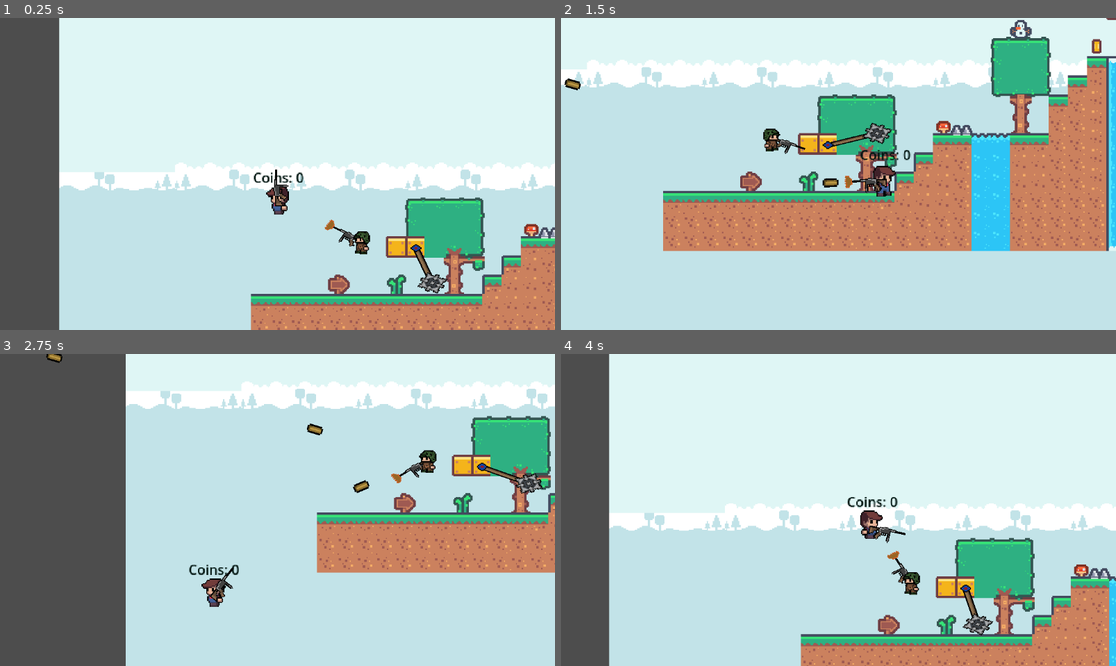
Above: before the commit, frames 1-4 (two rows, left to right).
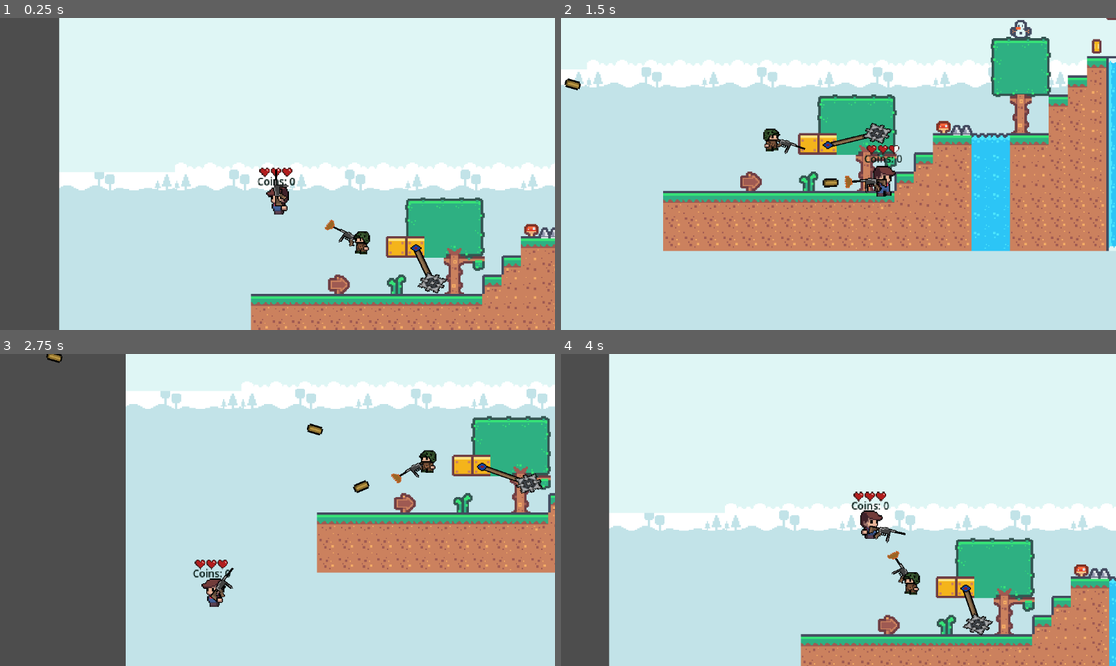
Above: after the commit, the same moments.

Repository: Mark-0909/Echo-Soul-Saver
Game: Godot game, scene res://main.tscn
Same seed, same stepped clock (60 frames per second), same inputs: the game is played once before the commit and once after it.
Inputs (mouse positions are in pixels of both pictures, inside the frame that each line leads up to):
- Up to frame 1 (0.25 s): no input
- Up to frame 2 (1.5 s): move the mouse to (960, 158) at 0.52 s; hold Right (right) from 0.53 s (still down); click (960, 158) at 0.6 s; tap Space (jump) at 0.77 s; move the mouse to (727, 189) at 1.27 s; click (727, 189) at 1.35 s
- Up to frame 3 (2.75 s): tap Space (jump) at 1.52 s; move the mouse to (333, 441) at 2.02 s; release Right (right) at 2.03 s; hold A (left) from 2.03 s (still down); click (333, 441) at 2.1 s
- Up to frame 4 (4 s): move the mouse to (810, 572) at 2.77 s; release A (left) at 2.78 s; hold Right (right) from 2.78 s (still down); click (810, 572) at 2.85 s; tap Space (jump) at 3.02, 3.77 s; move the mouse to (1005, 556) at 3.52 s; click (1005, 556) at 3.6 s

The runs differ from the first frame. In frame 1, 0.3% of the frame differs, in the area x 45-55%, y 47-54%; in frame 2, 0.3%; in frame 3, 0.3%; in frame 4, 0.3%, in the area x 51-61%, y 44-50%.

Commit message:
added player death with hearts

Diff:
--- a/bullet.gd
+++ b/bullet.gd
@@ -19,6 +19,10 @@
 	if not is_player_bullet and body.is_in_group("Enemy"):
 		return
 
+	if not is_player_bullet and body.is_in_group("Player"):
+		if body.has_method("MinusHealth"):
+			body.MinusHealth()
+
 	moving = false
 	set_process(false)
 
--- a/main.tscn
+++ b/main.tscn
@@ -7,6 +7,7 @@
 [ext_resource type="PackedScene" uid="uid://ifjihbs82ctv" path="res://killzone.tscn" id="3_eagbo"]
 [ext_resource type="PackedScene" uid="uid://b2xrvpn3e7llv" path="res://gun.tscn" id="4_ahrgt"]
 [ext_resource type="PackedScene" uid="uid://cfamekk0e5l8j" path="res://coin.tscn" id="4_gi38t"]
+[ext_resource type="PackedScene" uid="uid://x6aw3slu6aot" path="res://player_life.tscn" id="5_aoxt2"]
 [ext_resource type="Script" path="res://game_manager.gd" id="6_0hxsx"]
 [ext_resource type="PackedScene" uid="uid://d0a5qb2ue5u0h" path="res://spikes.tscn" id="7_hh8me"]
 [ext_resource type="PackedScene" uid="uid://ccybxu1vb5js" path="res://wreckingball.tscn" id="8_4fj6q"]
@@ -330,6 +331,7 @@
 sources/0 = SubResource("TileSetAtlasSource_hfa0x")
 
 [sub_resource type="LabelSettings" id="LabelSettings_kkbn2"]
+font_size = 12
 font_color = Color(6.31716e-08, 0.0777424, 0.0608874, 1)
 
 [sub_resource type="WorldBoundaryShape2D" id="WorldBoundaryShape2D_x4on0"]
@@ -351,6 +353,10 @@
 [node name="Player" parent="." instance=ExtResource("1_4p7vb")]
 position = Vector2(-395, -53)
 scale = Vector2(0.7, 0.7)
+
+[node name="PlayerLife" parent="Player" instance=ExtResource("5_aoxt2")]
+position = Vector2(-1.42857, -32.8571)
+scale = Vector2(0.592127, 0.647653)
 
 [node name="Camera2D" type="Camera2D" parent="Player"]
 zoom = Vector2(2.5, 2.5)
@@ -359,10 +365,10 @@
 position_smoothing_speed = 3.0
 
 [node name="Counter" type="Label" parent="Player"]
-offset_left = -28.5714
-offset_top = -38.5714
-offset_right = 32.4286
-offset_bottom = -15.5714
+offset_left = -24.2857
+offset_top = -31.4286
+offset_right = 36.7143
+offset_bottom = -8.42858
 text = "Coins: 0"
 label_settings = SubResource("LabelSettings_kkbn2")
 metadata/_edit_use_anchors_ = true
@@ -418,9 +424,9 @@
 position = Vector2(-280, 15)
 scale = Vector2(0.377323, 0.267278)
 
-[node name="Node" type="Node" parent="."]
-
-[node name="Enemy" parent="Node" instance=ExtResource("10_hy5xp")]
+[node name="Enemy" type="Node" parent="."]
+
+[node name="Enemy" parent="Enemy" instance=ExtResource("10_hy5xp")]
 position = Vector2(-326, 10)
 
 [connection signal="timeout" from="gameManager/Timer" to="gameManager" method="_on_timer_timeout"]
--- a/player.gd
+++ b/player.gd
@@ -3,6 +3,9 @@
 const SPEED = 200.0
 const JUMP_VELOCITY = -300.0
 var player_life: int = 6
+@onready var player_health: Node2D = $PlayerLife
+@onready var game_manager: Node = %gameManager
+@onready var timer: Timer = $"../gameManager/Timer"
 
 func _physics_process(delta: float) -> void:
 	if not is_on_floor():
@@ -35,3 +38,21 @@
 		velocity.x = move_toward(velocity.x, 0, SPEED)
 
 	move_and_slide()
+
+
+func MinusHealth() -> void:
+	player_life -= 1
+
+	if player_life > 0:
+		match player_life:
+			6: $PlayerLife/AnimatedSprite2D.play("6life")
+			5: $PlayerLife/AnimatedSprite2D.play("5life")
+			4: $PlayerLife/AnimatedSprite2D.play("4life")
+			3: $PlayerLife/AnimatedSprite2D.play("3life")
+			2: $PlayerLife/AnimatedSprite2D.play("2life")
+			1: $PlayerLife/AnimatedSprite2D.play("1life")
+	else:
+		timer.wait_time = 0.01  # Set the timer to 0.2 seconds
+		timer.start()  # Start the timer with the new duration
+		if game_manager.has_method("on_player_death"):
+			game_manager.on_player_death()
Not shown: 1 places in main.tscn that only renumber resources
